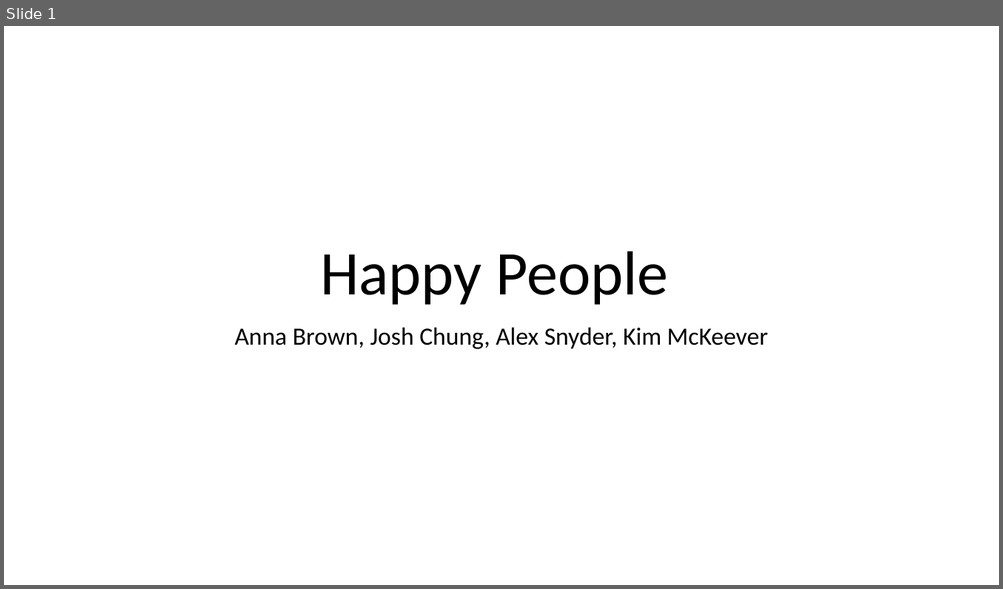
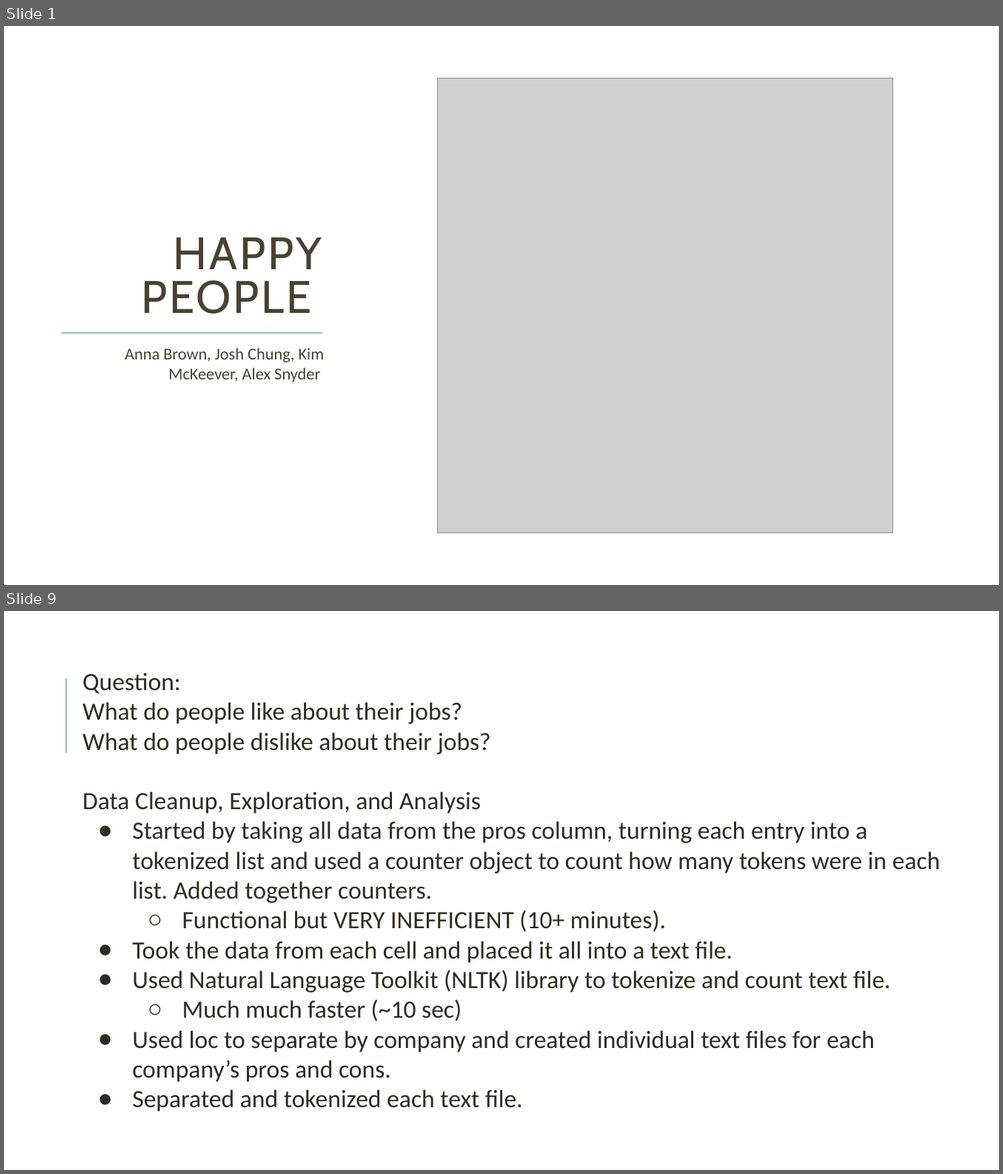
Before and after one commit to annabl38/Project_1, a slide deck: Happy People Presentation.pptx. Shown one above the other, each under a label of ours: slide 1 before the commit, slides 1 and 9 after it; the slides between them are not shown. The pictures are 1003x589 and 1003x1174 pixels, drawn with LibreOffice and Linux fonts; fonts in the diff are those of the drawing; grey boxes stand for pictures. Boxes give left, top, right and bottom in pixels: in the first picture for what was removed or moved away, otherwise in the second. Text is boxed around its words. In the diff, an @@ line names an element or a change of style, - is before the commit and + after.

```diff
--- a/Happy People Presentation.pptx
+++ b/Happy People Presentation.pptx
@@ slide 9 added at (4,611,999,1170), background #FFFFFF @@
@@ text added at (82,672,940,1053), 24 pt, text #2E2B21 @@
+Question:
+What do people like about their jobs?
+What do people dislike about their jobs?
+Data Cleanup, Exploration, and Analysis
+● Started by taking all data from the pros column, turning each entry into a tokenized list and used a counter object to count how many tokens were in each list. Added together counters.
+  ○ Functional but VERY INEFFICIENT (10+ minutes).
+● Took the data from each cell and placed it all into a text file.
+● Used Natural Language Toolkit (NLTK) library to tokenize and count text file.
+  ○ Much much faster (~10 sec)
+● Used loc to separate by company and created individual text files for each company’s pros and cons.
+● Separated and tokenized each text file.
@@ line added from (66, 753) to (66, 678), #9CBEBD 1.5 pt @@
@@ slide 1 changed as well @@
@@ rectangle added at (4,26,999,399), fill #9CBEBD @@
@@ rectangle added at (4,26,999,585), fill #FFFFFF @@
@@ picture added at (438,79,893,534) @@
@@ title at (141,238,321,314): text changed; size 60 to 44 pt; font Calibri to Cabin; text colour #000000 to #474233 @@
-Happy People
+HAPPY PEOPLE
@@ line added from (62, 333) to (323, 333), #9CBEBD 1.5 pt @@
@@ subtitle at (125,348,324,383): text changed; size 24 to 16 pt; text colour #000000 to #474233 @@
-Anna Brown, Josh Chung, Alex Snyder, Kim McKeever
+Anna Brown, Josh Chung, Kim McKeever, Alex Snyder
```
Also in this commit, not shown: 5 other slides changed, 19 other slides added.
